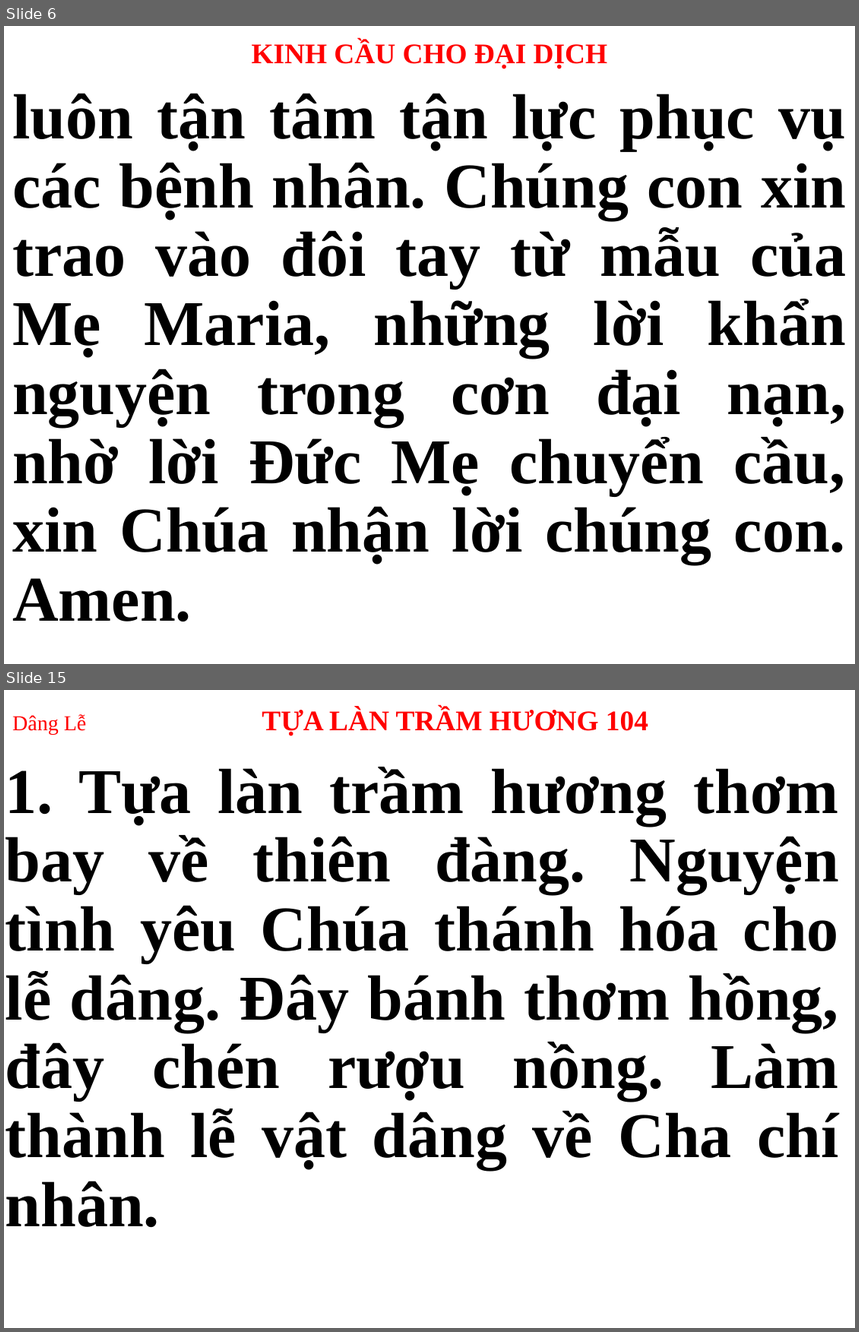
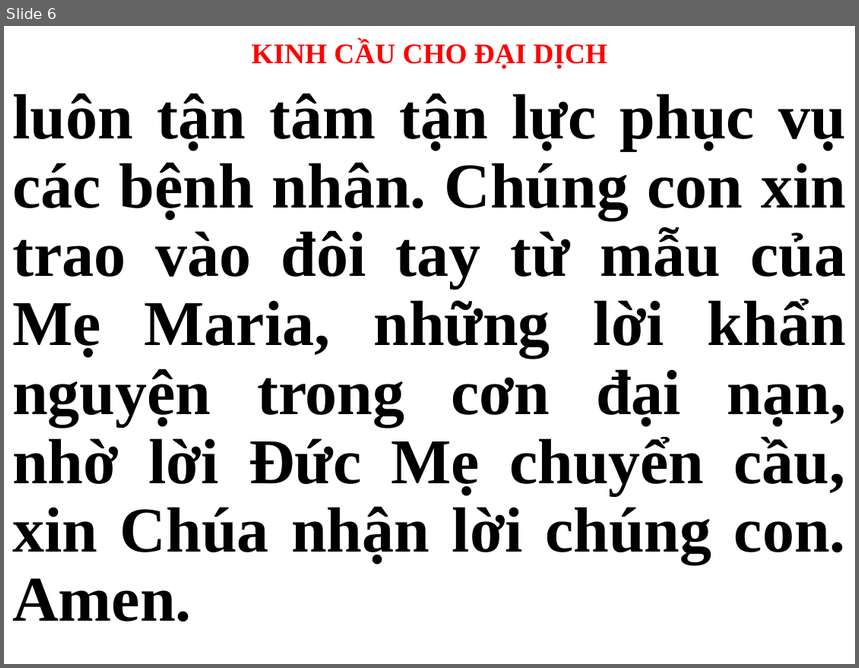
Before and after one commit to webfullstack99/usb-songs, a slide deck: Thứ 3.pptx. Shown one above the other, each under a label of ours: slides 6 and 15 before the commit, slide 6 after it; the slides between them are not shown. The pictures are 859x1332 and 859x668 pixels, drawn with LibreOffice and Linux fonts; fonts in the diff are those of the drawing. Boxes give left, top, right and bottom in pixels: in the first picture for what was removed or moved away, otherwise in the second. Text is boxed around its words. In the diff, an @@ line names an element or a change of style, - is before the commit and + after.

```diff
--- a/Thứ 3.pptx
+++ b/Thứ 3.pptx
@@ slide 15 removed at (4,690,855,1328), background #FFFFFF @@
@@ title removed at (12,708,648,736) @@
-Dâng Lễ TỰA LÀN TRẦM HƯƠNG 104
@@ subtitle removed at (6,767,839,1228) @@
-1. Tựa làn trầm hương thơm bay về thiên đàng. Nguyện tình yêu Chúa thánh hóa cho lễ dâng. Đây bánh thơm hồng, đây chén rượu nồng. Làm thành lễ vật dâng về Cha chí nhân.
```
Also in this commit, not shown: 3 slides changed, 16 slides added, 22 other slides removed.
